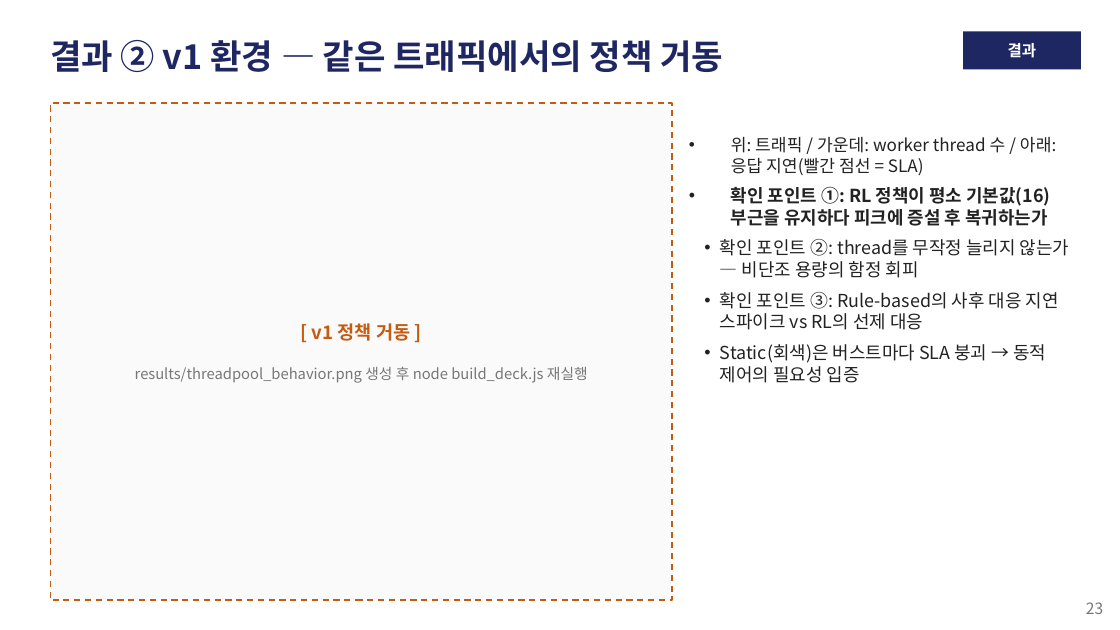
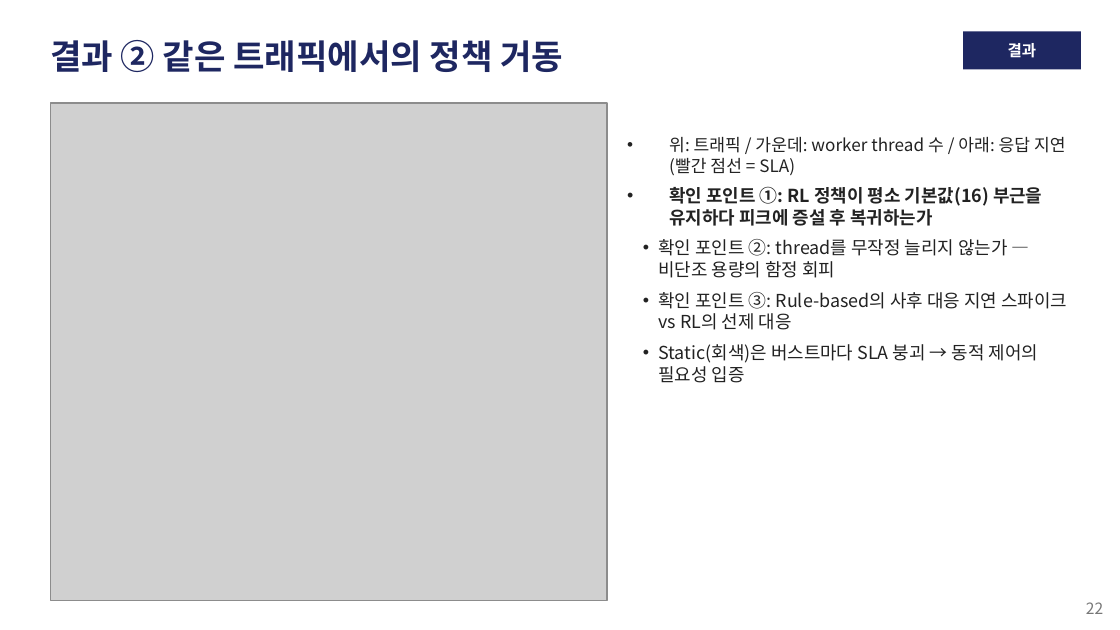
Before and after one commit to zzangdol1029/reinforce, a slide deck: slide 22 of autoscaling-rl/autoscaling_rl_발표.pptx (slide 23 before the commit). Drawn at 1120x630 pixels with LibreOffice and Linux fonts; fonts in the diff are those of the drawing; grey boxes stand for pictures. Boxes give left, top, right and bottom in pixels: in the first picture for what was removed or moved away, otherwise in the second. Text is boxed around its words. In the diff, an @@ line names an element or a change of style, - is before the commit and + after.

Commit message:
Refactor training loop in DQN agent to implement batch learning frequency; update presentation materials and results analysis
- Adjusted DQN training to perform learning every 4 steps for improved efficiency.
- Updated presentation slides with refined content and new results from the ev-threadpool environment.
- Added new result files for DQN and PPO algorithms, including learning curves and behavior comparisons.
- Revised summary CSV files to reflect updated performance metrics for different policies.
- Enhanced clarity in presentation text and structure for better audience understanding.

```diff
--- a/autoscaling-rl/autoscaling_rl_발표.pptx
+++ b/autoscaling-rl/autoscaling_rl_발표.pptx
@@ text at (50,40,563,72): text changed @@
-결과 ② v1 환경 — 같은 트래픽에서의 정책 거동
+결과 ② 같은 트래픽에서의 정책 거동
@@ rectangle removed at (50,103,672,600) @@
@@ picture added at (50,103,607,600) @@
@@ text "위: 트래픽 / 가운데: worker ..." rewrapped from (720,137,1069,383) to (658,137,1067,383) @@
@@ text removed at (312,323,410,341) @@
-[ v1 정책 거동 ]
@@ text removed at (135,367,588,383) @@
-results/threadpool_behavior.png 생성 후 node build_deck.js 재실행
@@ text at (1086,602,1103,614): text changed @@
-23
+22
```
Also in this commit, not shown: 19 other slides changed, 1 slide added, 4 slides removed, 37 other files.
